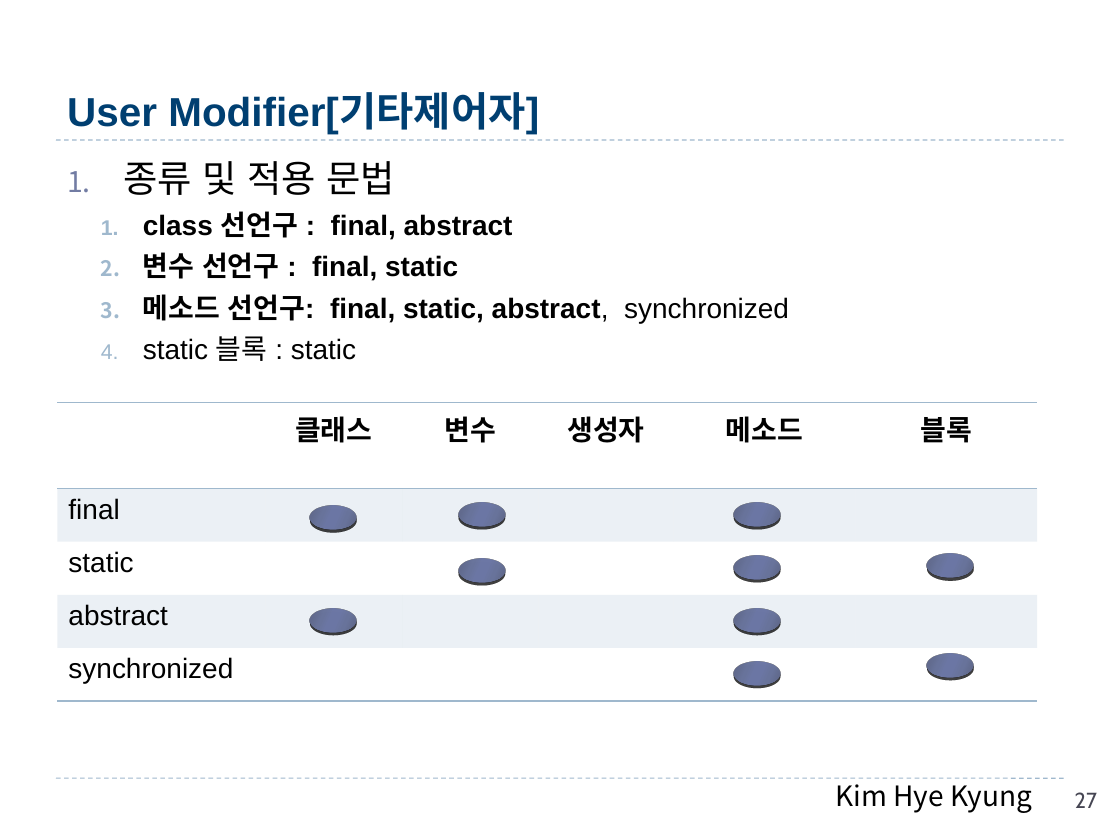
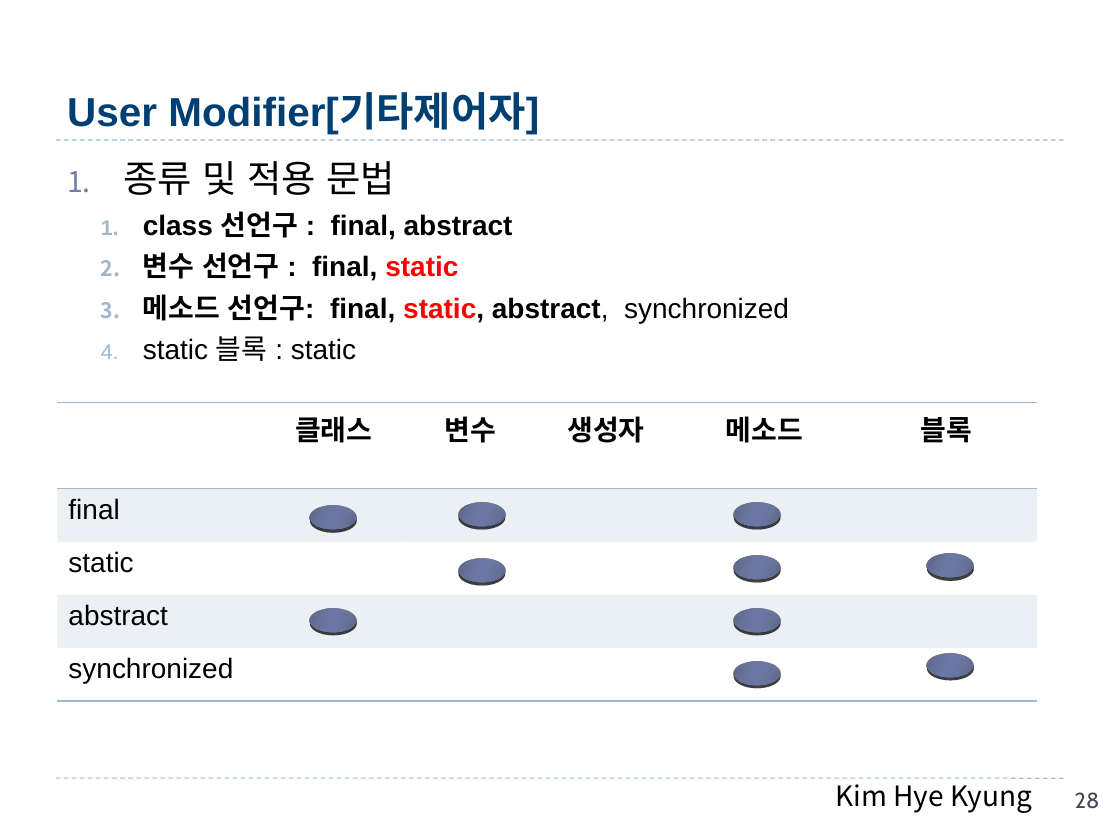
Before and after one commit to hwanginbeom/bigData, a slide deck: slide 28 of 1.Java_김혜경.pptx (slide 27 before the commit). Drawn at 1120x840 pixels with LibreOffice and Linux fonts; fonts in the diff are those of the drawing. Boxes give left, top, right and bottom in pixels: in the first picture for what was removed or moved away, otherwise in the second. Text is boxed around its words. In the diff, an @@ line names an element or a change of style, - is before the commit and + after.

```diff
--- a/1.Java_김혜경.pptx
+++ b/1.Java_김혜경.pptx
@@ text at (x1=143, y1=252, x2=789, y2=323): text colour #000000 to #FF0000 in "static", "static," @@
@@ page number at (x1=1075, y1=792, x2=1100, y2=809): text changed @@
-27
+28
```
Also in this commit, not shown: 14 other slides changed, 1 slide added.
